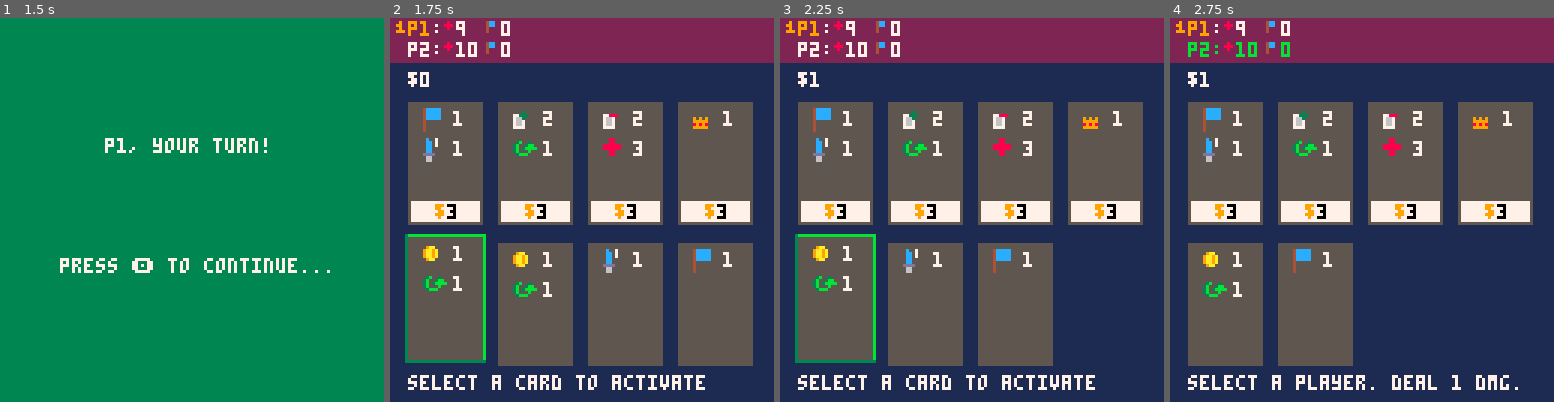
Above: before the commit, frames 1-4 (left to right).
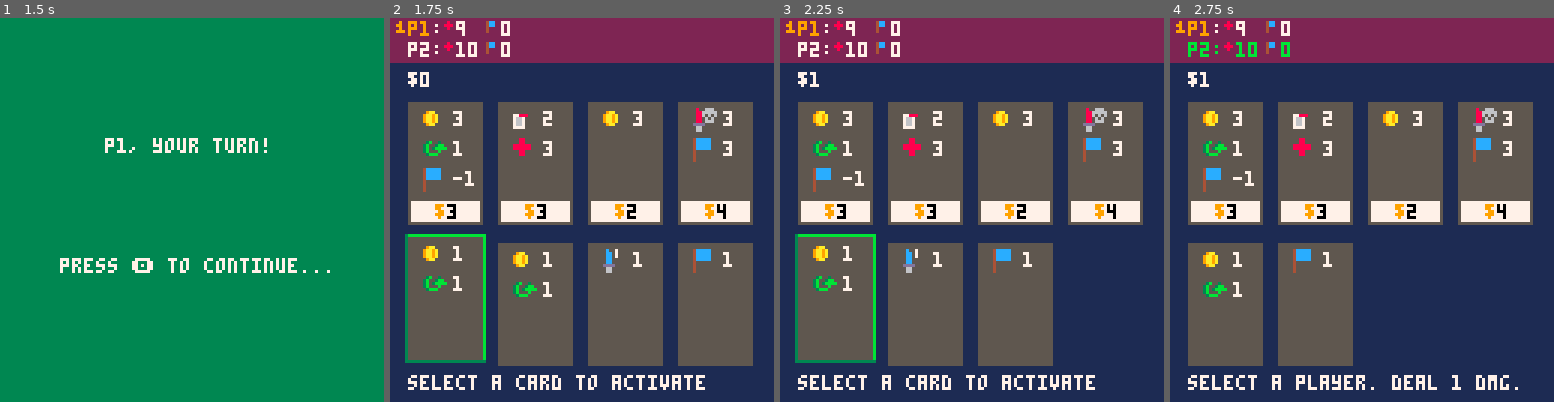
Above: after the commit, the same moments.

Repository: camden/minidom
Game: PICO-8 cartridge dom.p8
The game is run twice, just before and just after one commit, with the same random seed, the same clock (stepped at 60 frames per second) and the same inputs.
Inputs:
- Up to frame 1 (1.5 s): tap X (X key) at 0.33, 1.07 s; tap O (Z key) at 0.7 s
- Up to frame 2 (1.75 s): hold Right from 1.6 s (still down); tap O (Z key) at 1.7 s
- Up to frame 3 (2.25 s): tap X (X key) at 1.85 s; release Right at 2.1 s; tap O (Z key) at 2.1 s
- Up to frame 4 (2.75 s): hold Right from 2.47 s (still down); tap O (Z key) at 2.5 s

Frame 1 is identical in both runs. In frame 2, 1.9% of the frame differs, in the area x 8-90%, y 23-53%; in frame 3, 1.9%; in frame 4, 1.9%.

Commit message:
added stealing

Diff:
--- a/dom.p8
+++ b/dom.p8
@@ -35,6 +35,9 @@
 }
 
 effect_types = {
+  steal_points = {
+    spr_num = 13
+  },
   discard_cards = {
     spr_num = 12
   },
@@ -394,6 +397,8 @@
     do_effect_draw_cards(fx)
   elseif fx.kind == effect_types.attack_one then
     do_effect_attack_one(fx)
+  elseif fx.kind == effect_types.steal_points then
+    do_effect_steal_points(fx)
   elseif fx.kind == effect_types.heal then
     do_effect_heal(fx)
   end
@@ -461,8 +466,23 @@
   status_msg = 'dealt ' .. fx.value .. ' dmg to p' .. selected_index
 end
 
+function do_effect_steal_points(fx)
+  selected_index = 1
+
+  if current_turn == 1 and num_players > 1 then
+    selected_index = 2
+  end
+
+  cur_selection_kind = selection.players
+  status_msg = 'select a player. steal ' .. fx.value .. ' pts.'
+  yield()
+  players[current_turn].points += fx.value
+  players[selected_index].points -= fx.value
+  status_msg = 'stole ' .. fx.value .. ' pts from p' .. selected_index
+end
+
 function do_effect_heal(fx)
-  selected_index = 1
+  selected_index = current_turn
   cur_selection_kind = selection.players
   status_msg = 'select a player. heal ' .. fx.value .. ' dmg.'
   yield()
@@ -570,8 +590,11 @@
 function initialize_shop_deck()
   local player = players.shop
   local gold_fx = make_effect(effect_types.gold, 3)
+  local gold_3_fx = make_effect(effect_types.gold, 3)
   local gold_4_fx = make_effect(effect_types.gold, 4)
   local points_fx = make_effect(effect_types.points, 1)
+  local points_minus_1_fx = make_effect(effect_types.points, -1)
+  local points_3_fx = make_effect(effect_types.points, 3)
   local attack_all_fx = make_effect(effect_types.attack_all, 2)
   local attack_one_1_fx = make_effect(effect_types.attack_one, 1)
   local attack_one_2_fx = make_effect(effect_types.attack_one, 2)
@@ -582,9 +605,11 @@
   local heal_2_fx = make_effect(effect_types.heal, 2)
   local heal_3_fx = make_effect(effect_types.heal, 3)
   local dmg_self_fx = make_effect(effect_types.damage_self, 2)
+  local dmg_self_3_fx = make_effect(effect_types.damage_self, 3)
   local dmg_self_4_fx = make_effect(effect_types.damage_self, 4)
   local take_first_player_fx = make_effect(effect_types.take_first_player, 1)
   local discard_fx = make_effect(effect_types.discard_cards, 2)
+  local steal_points_fx = make_effect(effect_types.steal_points, 2)
 
   add_cards(make_card(2, gold_fx), 4, player)
   add_cards(make_card(4, gold_4_fx), 3, player)
@@ -598,6 +623,9 @@
   add_cards(make_card(4, gold_fx, actions_fx, dmg_self_4_fx), 2, player)
   add_cards(make_card(3, take_first_player_fx), num_players, player)
   add_cards(make_card(3, discard_fx, heal_3_fx), 3, player)
+  add_cards(make_card(4, dmg_self_3_fx, points_3_fx), 3, player)
+  add_cards(make_card(5, steal_points_fx), 3, player)
+  add_cards(make_card(3, gold_3_fx, actions_fx, points_minus_1_fx), 3, player)
 end
 
 function initialize_player_deck(player)
